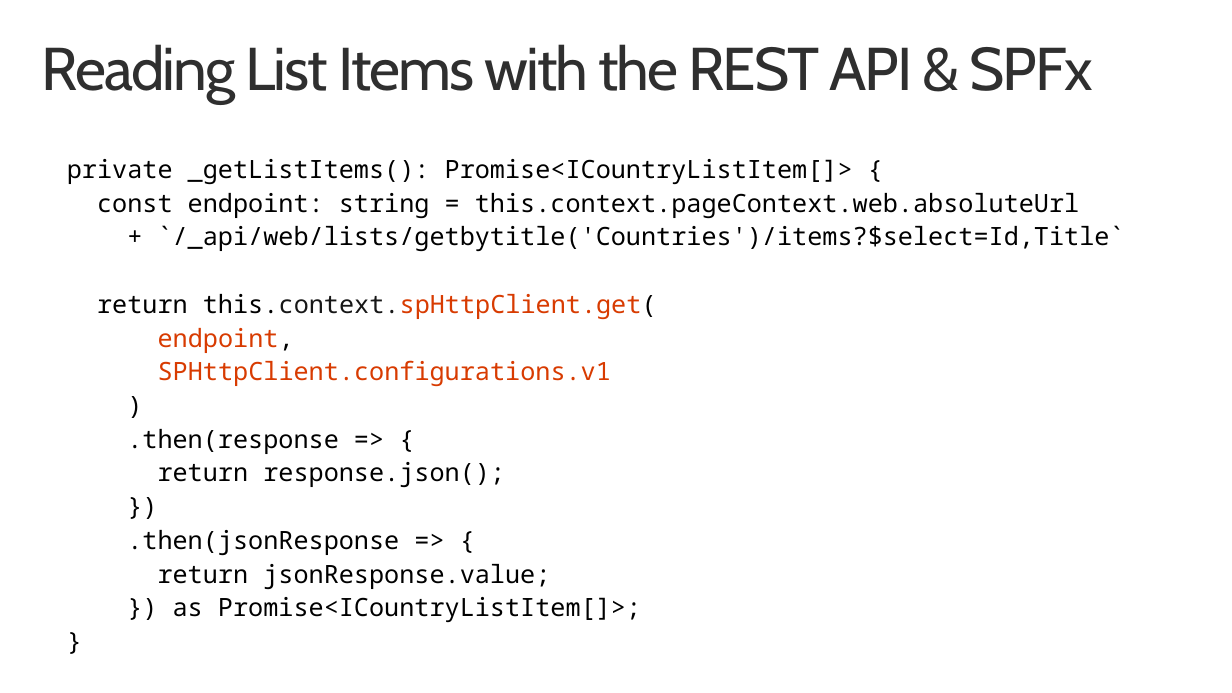
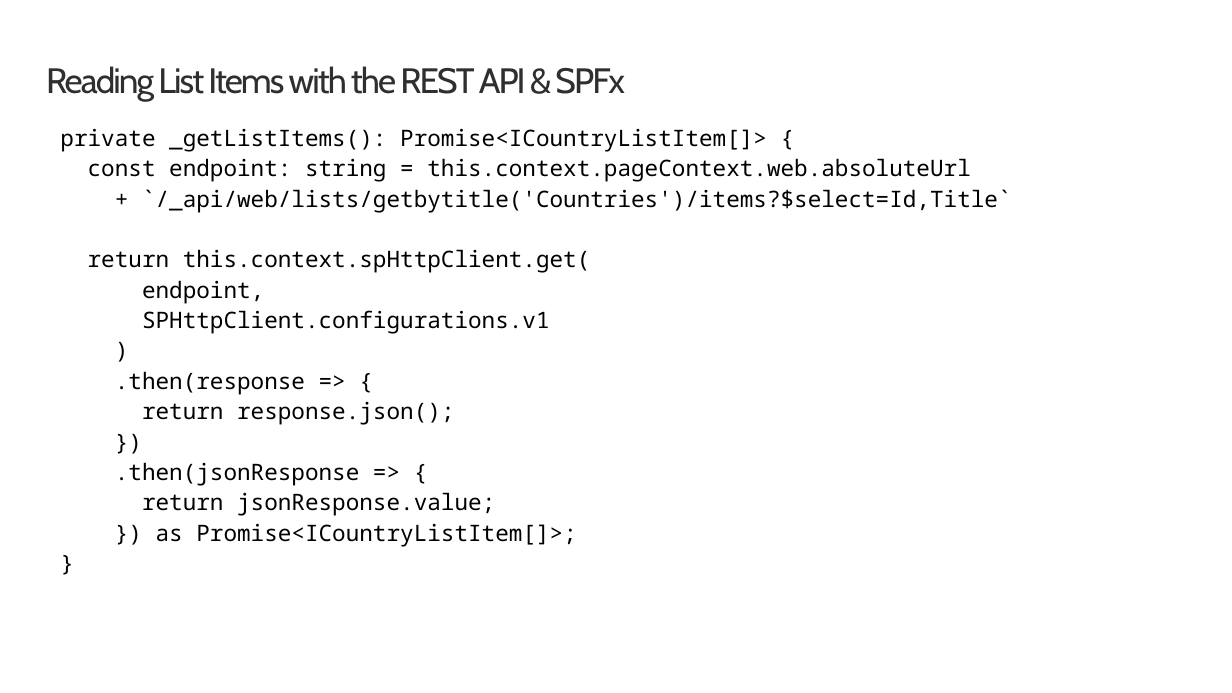
Before and after one commit to SharePoint/sp-dev-training-spfx-spcontent, a slide deck: slide 7 of 01 spfx + sp rest api.pptx. Drawn at 1232x693 pixels with LibreOffice and Linux fonts; fonts in the diff are those of the drawing; background and template pictures are left out. Boxes give left, top, right and bottom in pixels: in the first picture for what was removed or moved away, otherwise in the second. Text is boxed around its words. In the diff, an @@ line names an element or a change of style, - is before the commit and + after.

```diff
--- a/01 spfx + sp rest api.pptx
+++ b/01 spfx + sp rest api.pptx
@@ title "Reading List Items with the ...": place and size @@
-title "Reading List Items with the ..." at [42, 44, 1093, 103]
+title "Reading List Items with the ..." at [46, 66, 625, 101]
@@ title "Reading List Items with the ..." at [46, 66, 625, 101]: size 48 to 28 pt @@
@@ text "private _getListItems(): Promise<ICountryListItem[]> {": place and size @@
-text "private _getListItems(): Promise<ICountryListItem[]> {" at [67, 159, 1125, 622]
+text "private _getListItems(): Promise<ICountryListItem[]> {" at [60, 128, 1012, 547]
@@ text "private _getListItems(): Promise<ICountryListItem[]> {" at [60, 128, 1012, 547]: size 20 to 18 pt; text colour #171717 to #000000 in "this.context.spHttpClient.get("; text colour #D83B01 to #000000 in "this.context.spHttpClient.get(", "endpoint,", "SPHttpClient.configurations.v1" @@
```
Also in this commit, not shown: 4 other slides changed, 2 other files.
